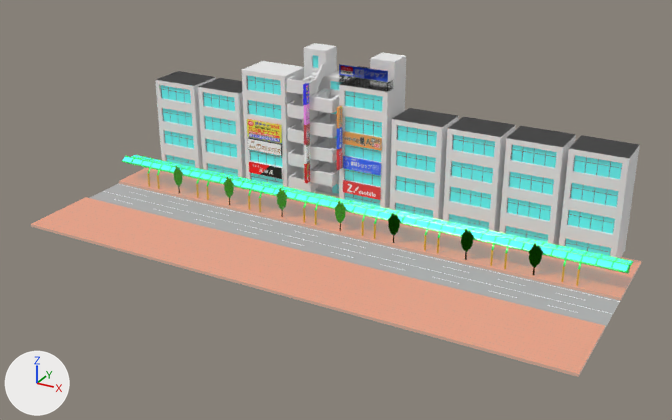
The glTF model resources/model/shopping-street.glb as it was, and as the next commit left it.
Rendered twice from a 50 mm lens placed at (15.2, -26.7, 14.8), pointed at (0.3, 0.4, 1.3). Every picture has the same lights, and +X, +Y and +Z are marked at lower left. Where no turn or scale is listed for an object, it has been applied to the vertices. Vertices at the same position are counted once.

Objects in the first picture: '3f-over', 'arcade-sasae-copy', 'arcade-yane-copy', 'buil-top', 'building-copy', 'load', 'soba-buil-hontai', 'soba-buil-kanban-tikcet', 'tk-3-over', 'tk-okujou', 'top-f', 'tree-copy'.
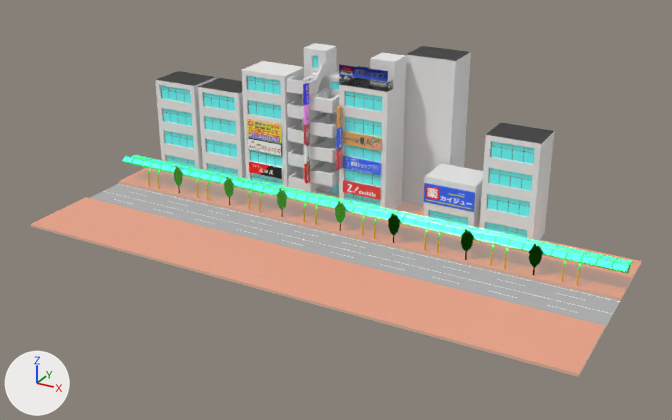
Commit message: 薬屋ビルを追加した

The change, as JSON lines over the scene's bpy script:
```json
{"op": "add", "block": "img_image_18", "code": ["img_image_18 = load_image('Image_18', '_unpacked/Image_18', 256, 256, 'sRGB')"]}
{"op": "add", "block": "mat_kusuriya0big_kanban", "code": ["mat_kusuriya0big_kanban = principled_material('kusuriya0big-kanban')", "mat_kusuriya0big_kanban.texture = img_image_18"]}
{"block": "me_building_copy", "where": "# used by ob_building_copy; location = (0.0, 0.0, 0.0)"}
{"op": "remove", "block": "me_building_copy", "code": "me_building_copy.from_pydata(...)  # 1716 vertices, 2786 faces; spans x -9.8..9.8, y 3.1..4.6, z 0.1..4.1"}
{"op": "add", "block": "me_building_copy", "code": "me_building_copy.from_pydata(...)  # 870 vertices, 1400 faces; spans x -9.8..6.8, y 3.1..4.6, z 0.1..4.1"}
{"block": "me_building_copy", "change": "me_building_copy part 1: 87 loose pieces with 796 vertices, spanning x 1.2..9.8, y 3.1..4.6, z 0.1..4.1, are deleted"}
{"block": "me_building_copy", "change": "me_building_copy part 2: 20 vertices moved from x 5.6..7.6, y 3.1..4.6, z 0.1..3.9 to x 4.8..6.8, y 3.1..4.6, z 0.1..3.9; 142 vertices removed from x 3.4..7.6, y 3.1..4.6, z 0.1..4.1; 92 vertices added at x 4.8..6.8, y 3.1..4.6, z 0.1..4.1"}
{"op": "add", "block": "me_ura_build", "code": ["me_ura_build = bpy.data.meshes.new('ura-build')", "me_ura_build.from_pydata(...)  # 422 vertices, 694 faces; spans x 0.9..2.9, y 4.75..6.3, z 0.1..6.1", "# faces by material slot: [190, 72, 432]", "me_ura_build.materials.append(mat_building_base)  # white #f0f0f0", "me_ura_build.materials.append(mat_glass)  # cyan #35ffff", "me_ura_build.materials.append(mat_glass_frame)  # grey #7c7c7c"]}
{"op": "add", "block": "me_kusueiya_big_kanban", "code": ["me_kusueiya_big_kanban = bpy.data.meshes.new('kusueiya-big-kanban')", "me_kusueiya_big_kanban.from_pydata(...)  # a box spanning x 2.61..4.59, y 3.02..3.1, z 1.1..1.85", "me_kusueiya_big_kanban.materials.append(mat_kusuriya0big_kanban)  # picture img_image_18"]}
{"op": "add", "block": "me_kusuriya_base", "code": ["me_kusuriya_base = bpy.data.meshes.new('kusuriya-base')", "me_kusuriya_base.from_pydata(...)  # 76 vertices, 122 faces; spans x 2.6..4.6, y 3.05..4.6, z 0.1..2.1", "# faces by material slot: [38, 12, 72]", "me_kusuriya_base.materials.append(mat_building_base)  # white #f0f0f0", "me_kusuriya_base.materials.append(mat_glass)  # cyan #35ffff", "me_kusuriya_base.materials.append(mat_glass_frame)  # grey #7c7c7c"]}
{"op": "add", "block": "ob_ura_build", "code": ["ob_ura_build = bpy.data.objects.new('ura-build', me_ura_build)", "ob_ura_build.location = (0.0, 0.0, 0.0)"]}
{"op": "add", "block": "ob_kusueiya_big_kanban", "code": ["ob_kusueiya_big_kanban = bpy.data.objects.new('kusueiya-big-kanban', me_kusueiya_big_kanban)", "ob_kusueiya_big_kanban.location = (0.0, 0.0, 0.0)"]}
{"op": "add", "block": "ob_kusuriya_base", "code": ["ob_kusuriya_base = bpy.data.objects.new('kusuriya-base', me_kusuriya_base)", "ob_kusuriya_base.location = (0.0, 0.0, 0.0)"]}
```

Location of each change, [x1, y1, x2, y2] in pixels of the pictures (672 x 420 px; the box of a moved part takes in the faces that stretch with it):
```json
{"object": "building-copy", "change": "reshaped", "before": [155, 71, 640, 258], "after": [155, 71, 555, 241], "on screen": "17% narrower, 9% shorter"}
{"object": "ura-build", "change": "added", "after": [402, 46, 471, 206]}
{"object": "kusuriya-base", "change": "added", "after": [423, 163, 483, 228], "faces in mat_building_base (white #f0f0f0)": [423, 163, 483, 228], "faces in mat_glass (cyan #35ffff)": [429, 210, 468, 226]}
{"object": "kusueiya-big-kanban", "change": "added", "after": [424, 183, 475, 212], "on screen": "blue"}
{"part": 1, "of": "me_building_copy", "change": "deleted", "before": [390, 108, 640, 258]}
{"part": 2, "of": "me_building_copy", "change": "moved or reshaped", "before": [443, 117, 576, 245], "after": [479, 123, 555, 241]}
```
